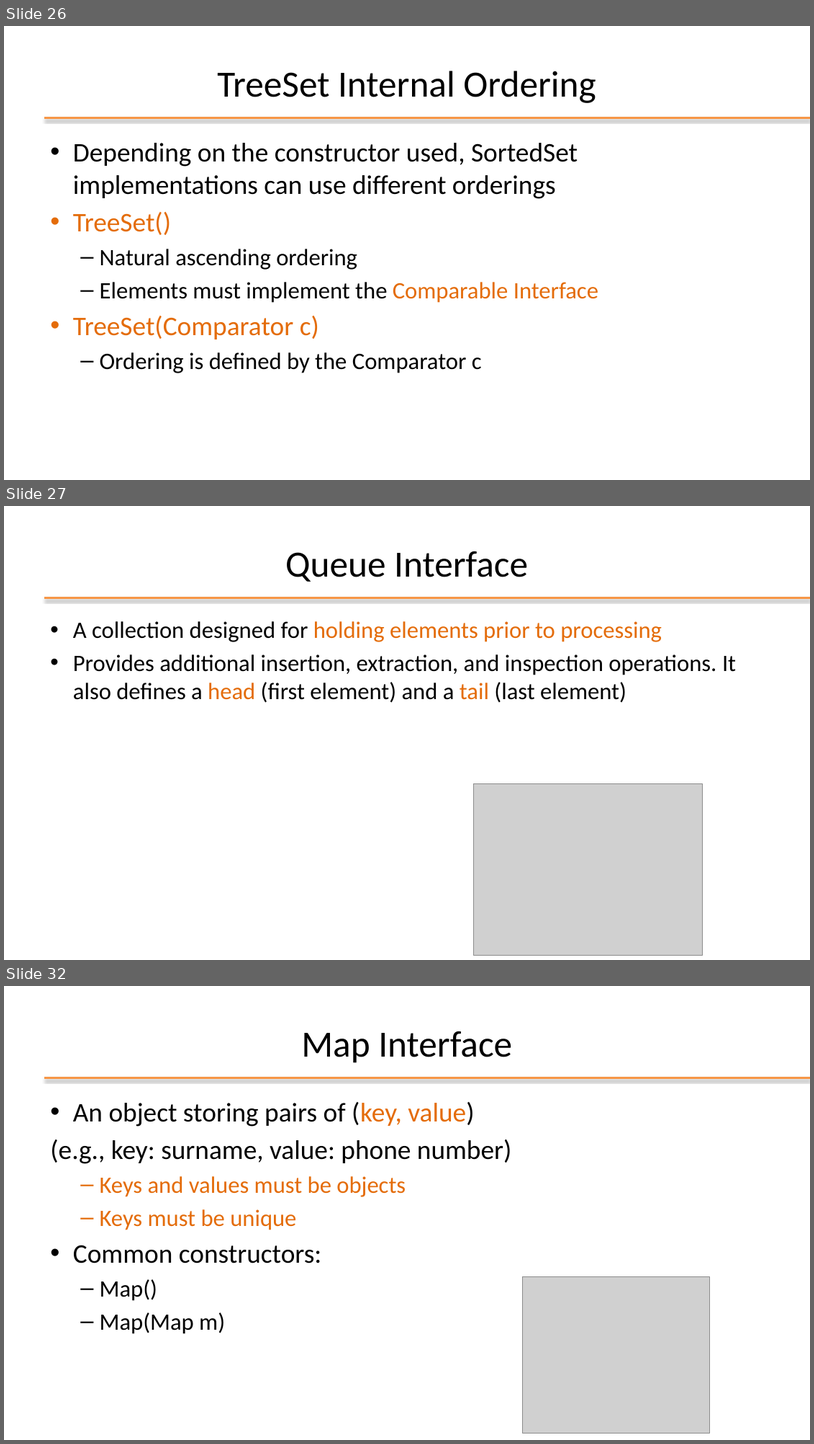
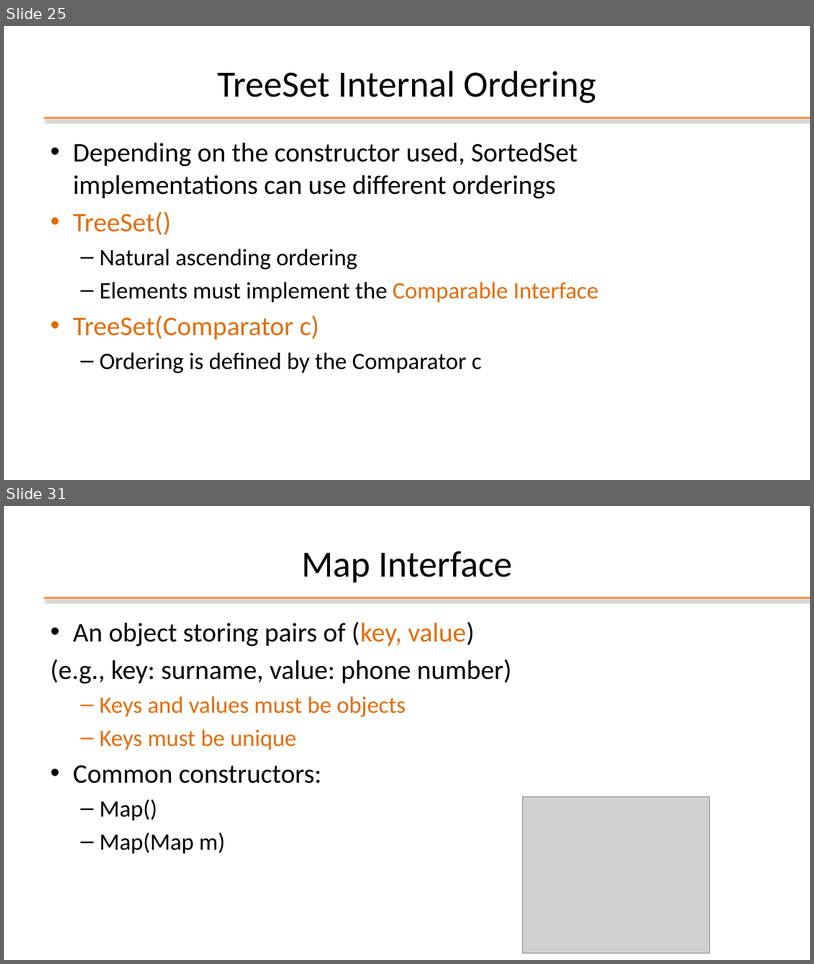
Before and after one commit to nbicocchi/learn-java-core, a slide deck: assets/slides/E4 - Java Data Structures.pptx. Shown one above the other, each under a label of ours: slides 26, 27 and 32 before the commit, slides 25 and 31 after it; the slides between them are not shown. The pictures are 814x1444 and 814x964 pixels, drawn with LibreOffice and Linux fonts; fonts in the diff are those of the drawing; grey boxes stand for pictures; background and template pictures are left out. Boxes give left, top, right and bottom in pixels: in the first picture for what was removed or moved away, otherwise in the second. Text is boxed around its words. In the diff, an @@ line names an element or a change of style, - is before the commit and + after.

```diff
--- a/assets/slides/E4 - Java Data Structures.pptx
+++ b/assets/slides/E4 - Java Data Structures.pptx
@@ slide 27 removed at bbox=[4, 506, 810, 960], background #FFFFFF; not listed: 1 template element that a slide beside it also shows @@
@@ title removed at bbox=[286, 551, 528, 582] @@
-Queue Interface
@@ text removed at bbox=[73, 621, 736, 703] @@
-• A collection designed for holding elements prior to processing
-• Provides additional insertion, extraction, and inspection operations. It also defines a head (first element) and a tail (last element)
@@ picture removed at bbox=[473, 784, 702, 955] @@
@@ what was slide 26 is now slide 25 @@
@@ what was slide 32 is now slide 31 @@
```
Also in this commit, not shown: 7 slides changed, 4 slides added, 5 other slides removed, 1 other file.
